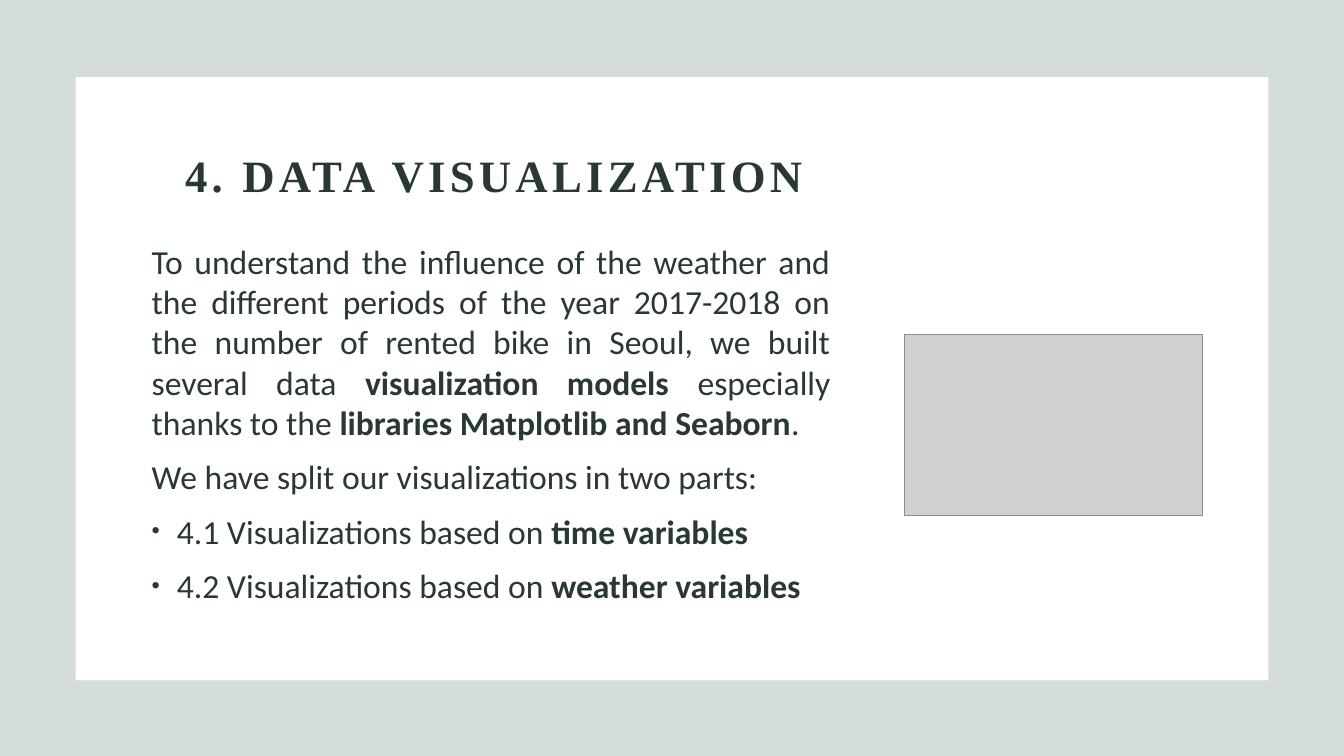
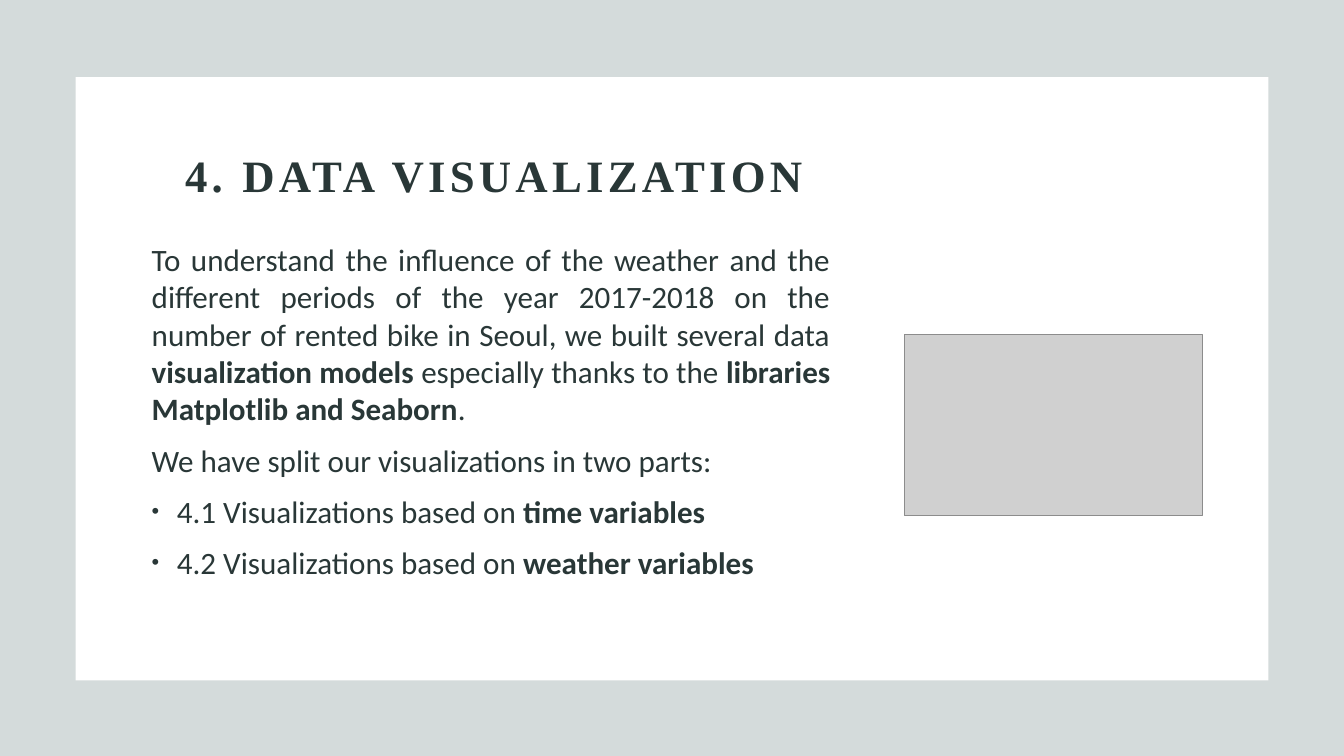
Before and after one commit to Audrey0109/Seoul_Bike, a slide deck: slide 9 of seoul_bike_diapo.pptx. Drawn at 1344x756 pixels with LibreOffice and Linux fonts; fonts in the diff are those of the drawing; grey boxes stand for pictures. Boxes give left, top, right and bottom in pixels: in the first picture for what was removed or moved away, otherwise in the second. Text is boxed around its words. In the diff, an @@ line names an element or a change of style, - is before the commit and + after.

```diff
--- a/seoul_bike_diapo.pptx
+++ b/seoul_bike_diapo.pptx
@@ text "To understand the influence of ..." at [152,249,830,575]: size 24 to 22.2 pt @@
```
Also in this commit, not shown: 2 other slides changed, 1 other file.
